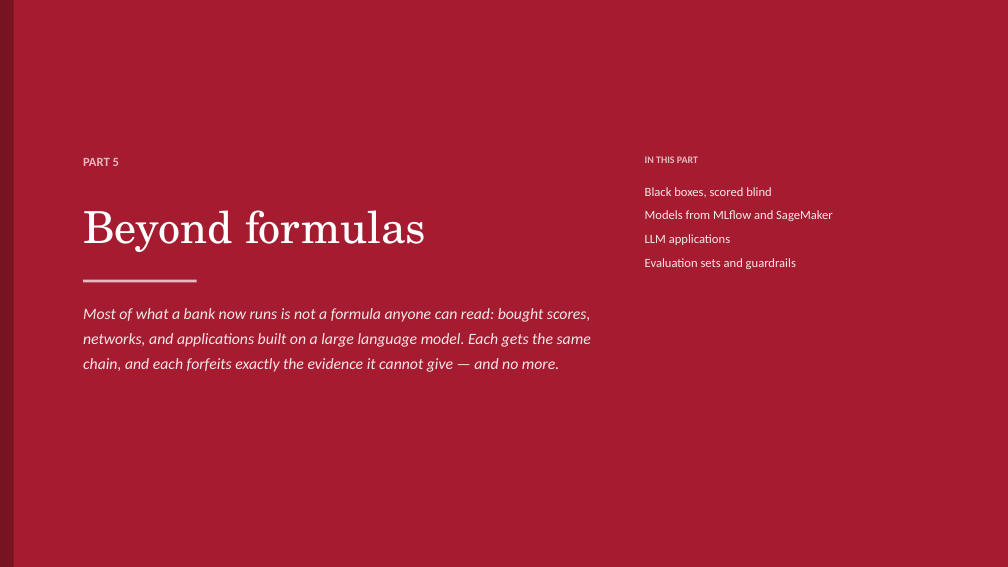
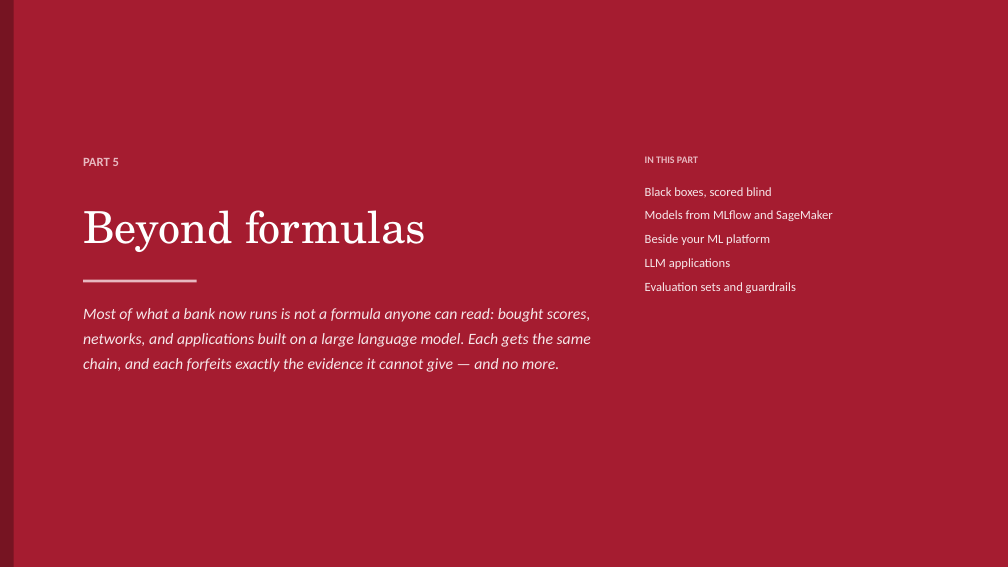
Before and after one commit to ajsinha/maya, a slide deck: slide 35 of docs/MAYA-Model-Management-Formalism-and-System-Design.pptx. Drawn at 1008x567 pixels with LibreOffice and Linux fonts; fonts in the diff are those of the drawing. Boxes give left, top, right and bottom in pixels: in the first picture for what was removed or moved away, otherwise in the second. Text is boxed around its words. In the diff, an @@ line names an element or a change of style, - is before the commit and + after.

Commit message:
Deck and research paper brought up to date: platform edges, time-ordered holdouts, fifteen case studies

```diff
--- a/docs/MAYA-Model-Management-Formalism-and-System-Design.pptx
+++ b/docs/MAYA-Model-Management-Formalism-and-System-Design.pptx
@@ text at bbox=[645, 234, 770, 245]: paragraph added @@
+Beside your ML platform
```
Also in this commit, not shown: 29 other slides changed, 2 slides added, 10 other files.
